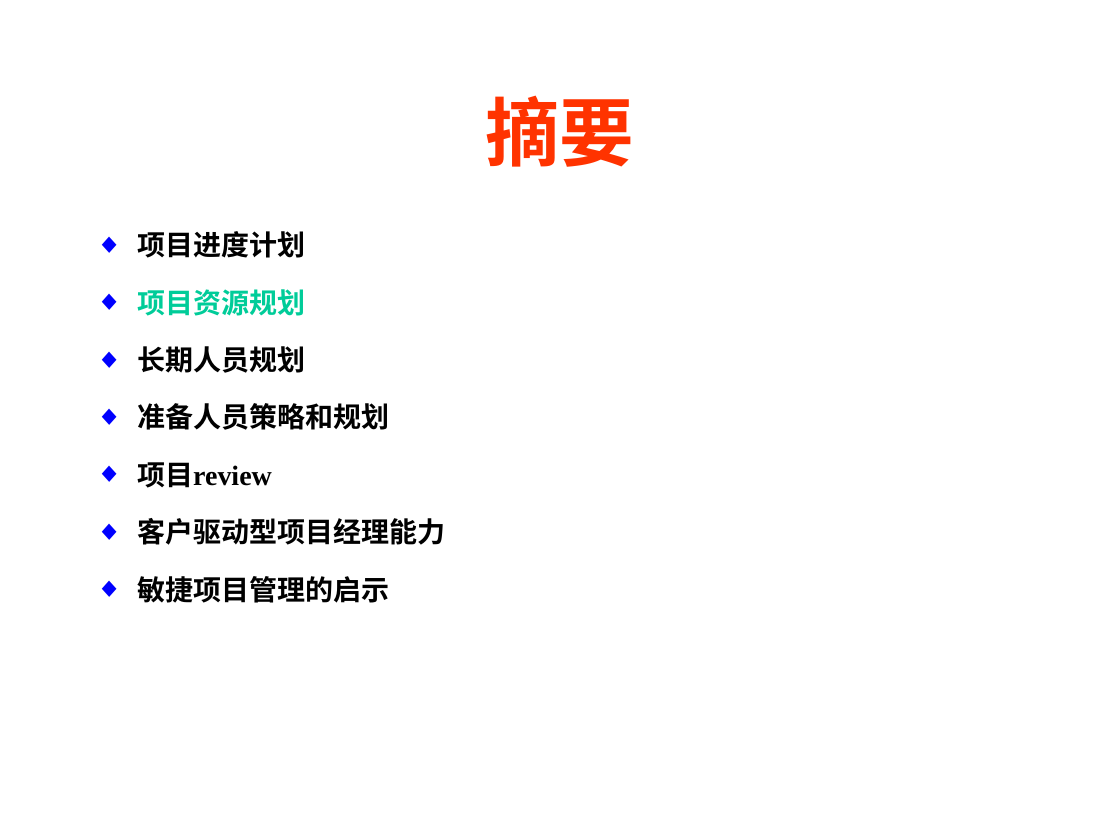
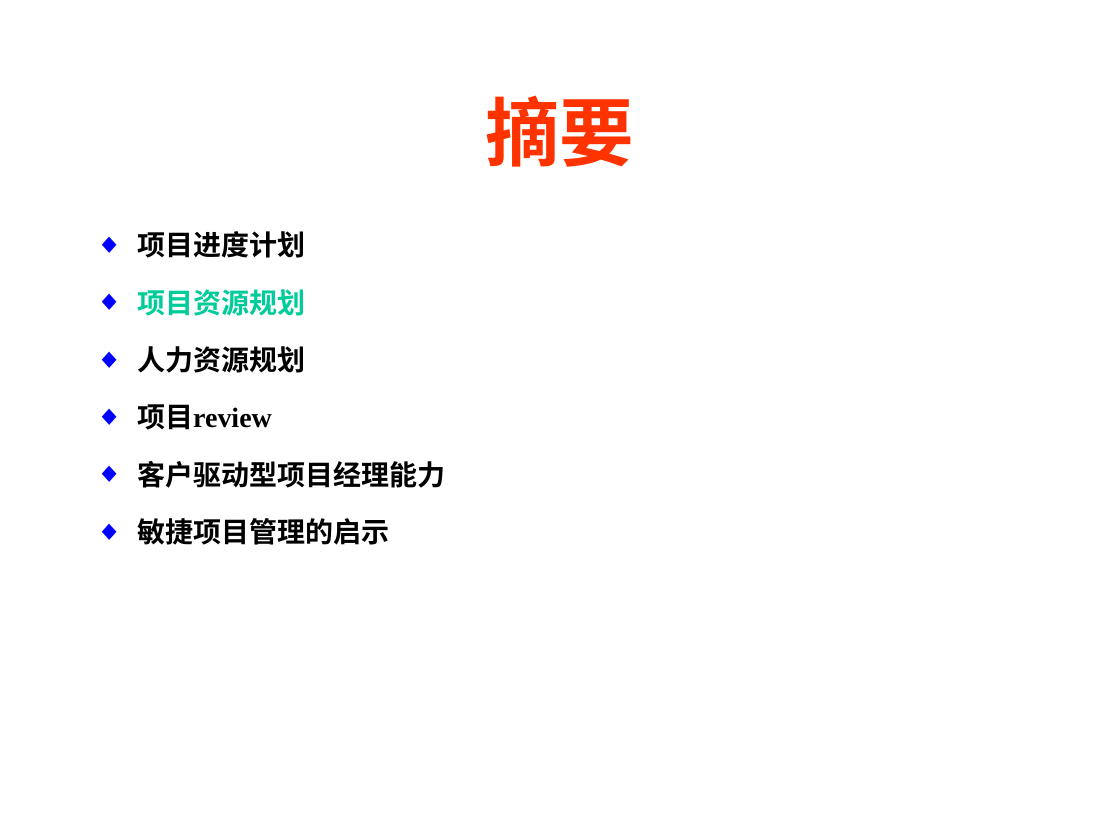
Before and after one commit to CreateChance/pku_project_management, a slide deck: slide 7 of gaochao/Iiterature_study.ppt. Drawn at 1120x840 pixels with LibreOffice and Linux fonts; fonts in the diff are those of the drawing; background and template pictures are left out. Boxes give left, top, right and bottom in pixels: in the first picture for what was removed or moved away, otherwise in the second. Text is boxed around its words. In the diff, an @@ line names an element or a change of style, - is before the commit and + after.

```diff
--- a/gaochao/Iiterature_study.ppt
+++ b/gaochao/Iiterature_study.ppt
@@ text at (x1=137, y1=346, x2=305, y2=373): text changed @@
-◆ 长期人员规划
-◆ 准备人员策略和规划
+◆ 人力资源规划
```
Also in this commit, not shown: 3 other slides changed, 1 slide added, 1 other file.
